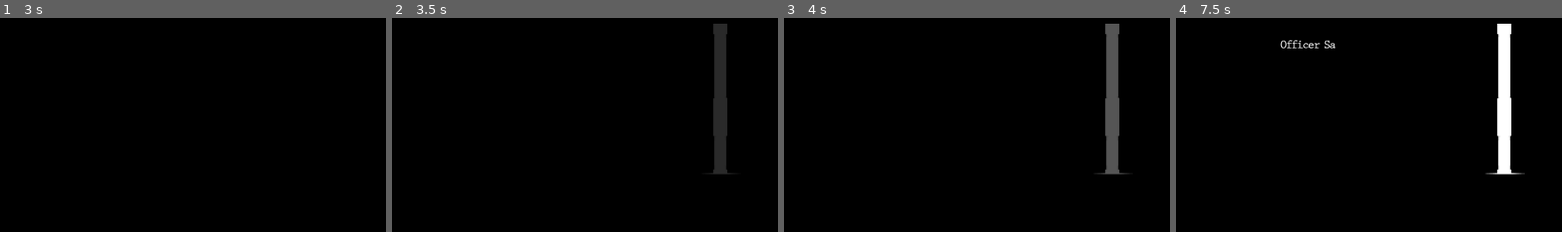
Above: before the commit, frames 1-4 (left to right).
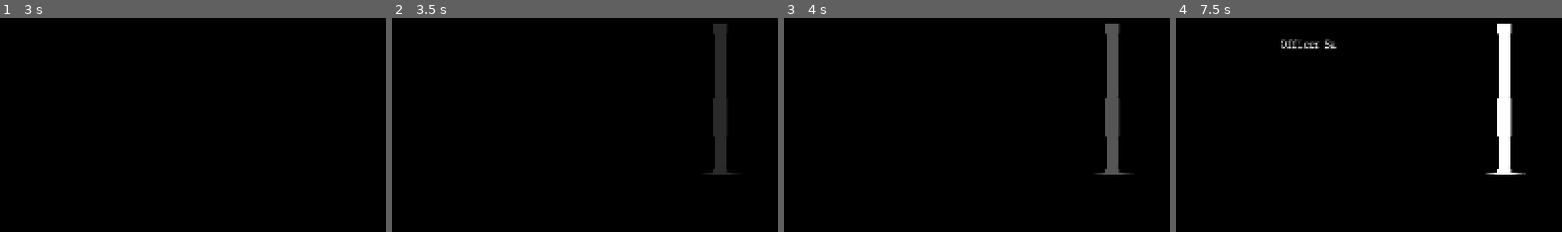
Above: after the commit, the same moments.

Repository: butter-toaster/cassandra
Game: Godot game, scene res://act_1.tscn
The game is run twice, just before and just after one commit, with the same random seed, the same clock (stepped at 60 frames per second) and the same inputs.
Inputs (mouse positions are in pixels of both pictures, inside the frame that each line leads up to):
- Up to frame 1 (3 s): click (328, 116) at 0.5 s; tap Enter at 1.25, 2.75 s; hold Right 1.28-2.03 s; tap Alt at 1.35, 2.85 s; tap Space at 2 s; hold Down 2.03-2.78 s; tap Shift at 2.1 s; hold Right from 2.78 s (still down)
- Up to frame 2 (3.5 s): keep holding Right
- Up to frame 3 (4 s): release Right at 3.53 s; hold Up from 3.53 s (still down); tap Shift at 3.6 s
- Up to frame 4 (7.5 s): release Up at 4.28 s; hold Left 4.28-5.78 s; tap Alt at 4.35, 5.85, 7.35 s; tap Shift at 5.1, 6.6 s; hold Down 5.78-6.53 s; tap Space at 6.5 s; hold Right 6.53-7.28 s; tap Enter at 7.25 s; hold Up from 7.28 s (still down)

Frame 1 is identical in both runs. In frame 2, 0.1% of the frame differs, in the area x 83-87%, y 7-71%; in frame 3, 0.3%; in frame 4, 0.8%, in the area x 26-91%, y 2-74%.

Commit message:
New mouse cursor + boot splash
Added a sprite for a new mouse cursor and a booting screen, customized to Toast studios

Diff:
--- a/project.godot
+++ b/project.godot
@@ -13,12 +13,17 @@
 config/name="areasonwhy"
 run/main_scene="uid://cmmxvu0aoasf3"
 config/features=PackedStringArray("4.6", "GL Compatibility")
+boot_splash/bg_color=Color(0, 0, 0, 1)
+boot_splash/image="uid://csnsx8xvd10d8"
 config/icon="res://icon.svg"
 
 [display]
 
 window/size/viewport_width=1600
 window/size/viewport_height=900
+window/stretch/mode="canvas_items"
+window/vsync/vsync_mode=3
+mouse_cursor/custom_image="uid://cmpxujsawt20d"
 
 [editor_plugins]
 
Binary file added: sprites/cursornormal.png
Not shown, added: sprites/cursornormal.png.import
